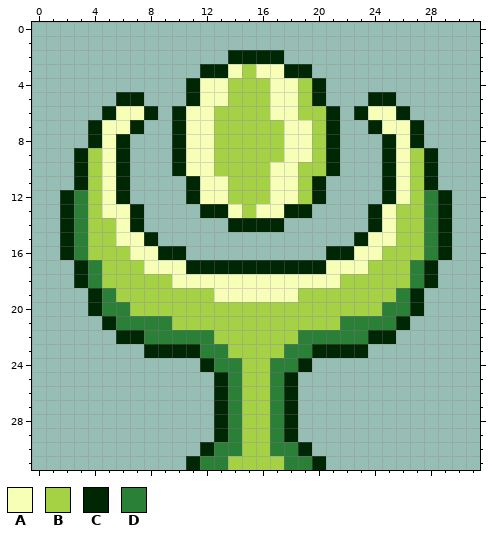
Two states of a pixel-art sprite, PaletteSwap/sprites/sCheckpoint/layers/67067e0f-ff47-425d-bbc7-cda61c62c501/fc8d8cdd-f23c-4a24-b17d-515aedcd8f3c.png. The picture above is the old version.
The file is 32x32 pixels.
Palette (. is transparent): A #f7ffb7  B #a5d145  C #002704  D #2a8037
Pixels before, first column x 2:
 2 ............CCCC............
 3 ..........CCABAACC..........
 4 .........CAABBBAABC.........
 5 ....CC...CAABBBAABC...CC....
 6 ...CAAC.CAABBBBAABBC.CAAC...
 7 ..CAAC..CAABBBBBAABC..CAAC..
 8 ..CAC...CAABBBBBAABC...CAC..
 9 .CBAC...CAABBBBBAABC...CABC.
10 .CBAC...CAABBBBAABBC...CABC.
11 .CBAC....CAABBBAABC....CABC.
12 CDBAC....CAABBBAABC....CABDC
13 CDBAAC....CCABAACC....CABBDC
14 CDBBAC......CCCC......CABBDC
15 CDBBAAC..............CAABBDC
16 CDBBBAACC..........CCAABBBDC
17 .CDBBBAAACCCCCCCCCCAAABBBDC.
18 .CDBBBBBAAAAAAAAAAAABBBBBDC.
19 ..CDBBBBBBBAAAAAABBBBBBBDC..
20 ..CDDBBBBBBBBBBBBBBBBBBDDC..
21 ...CDDDDBBBBBBBBBBBBDDDDC...
22 ....CCDDDDDBBBBBBDDDDDCC....
23 ......CCCCDDBBBBDDCCCC......
24 ..........CDDBBDDC..........
25 ...........CDBBDC...........
26 ...........CDBBDC...........
27 ...........CDBBDC...........
28 ...........CDBBDC...........
29 ...........CDBBDC...........
30 ..........CDDBBDDC..........
31 .........CDDBBBBDDC.........
After:
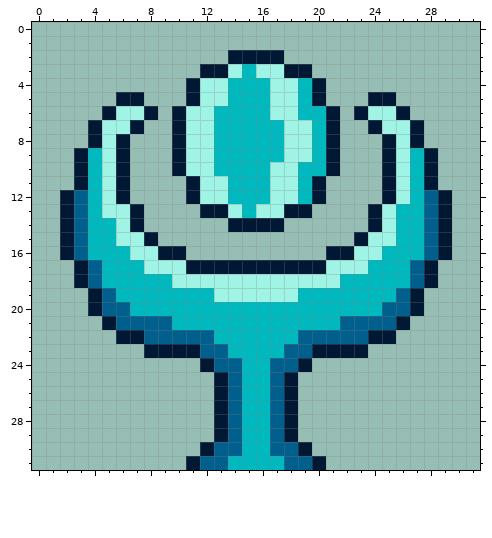
Changes in this commit:
{"colour":"A","old":"#f7ffb7","new":"#9ff4e5"}
{"colour":"B","old":"#a5d145","new":"#00b9be"}
{"colour":"C","old":"#002704","new":"#001833"}
{"colour":"D","old":"#2a8037","new":"#005f8c"}
